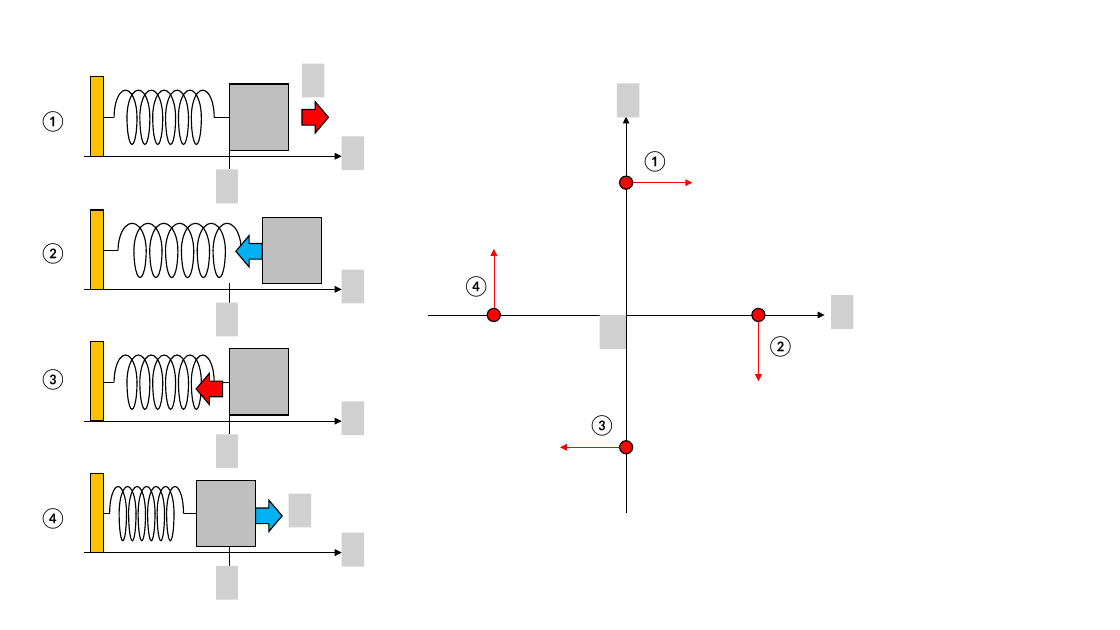
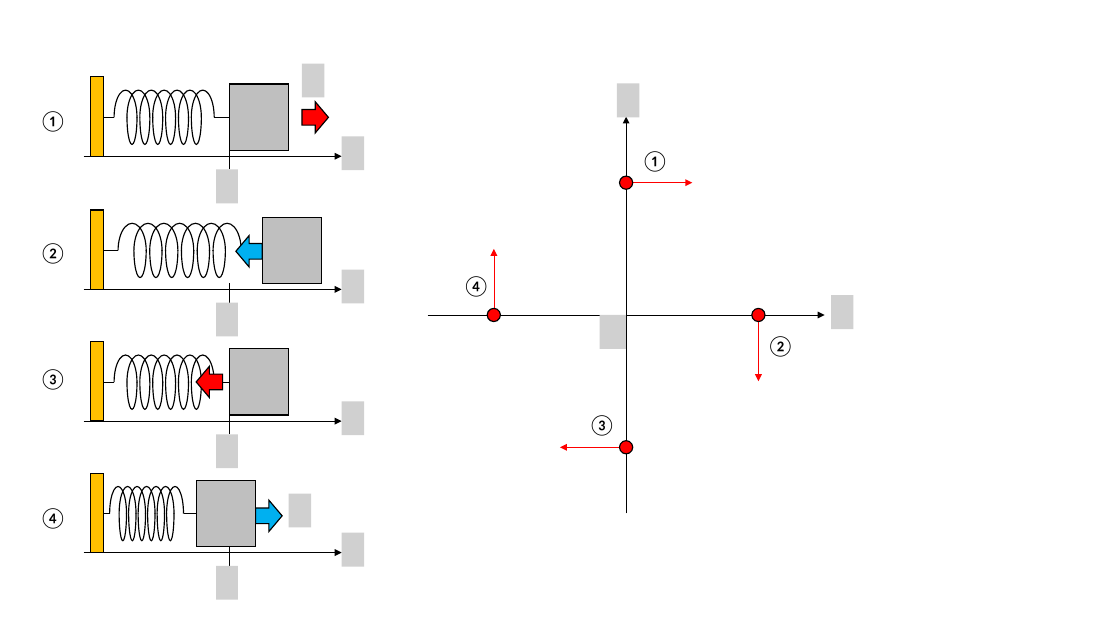
Before and after one commit to kaityo256/classical_mechanics, a slide deck: slide 1 of phasespace/fig/fig.pptx. Drawn at 1120x630 pixels with LibreOffice and Linux fonts; fonts in the diff are those of the drawing; grey boxes stand for pictures. Boxes give left, top, right and bottom in pixels: in the first picture for what was removed or moved away, otherwise in the second. Text is boxed around its words. In the diff, an @@ line names an element or a change of style, - is before the commit and + after.

```diff
--- a/phasespace/fig/fig.pptx
+++ b/phasespace/fig/fig.pptx
@@ right arrow: place and size @@
-right arrow at <box>197,373,223,404</box>
+right arrow at <box>197,366,223,397</box>
```
Also in this commit, not shown: 2 slides added, 6 other files.
